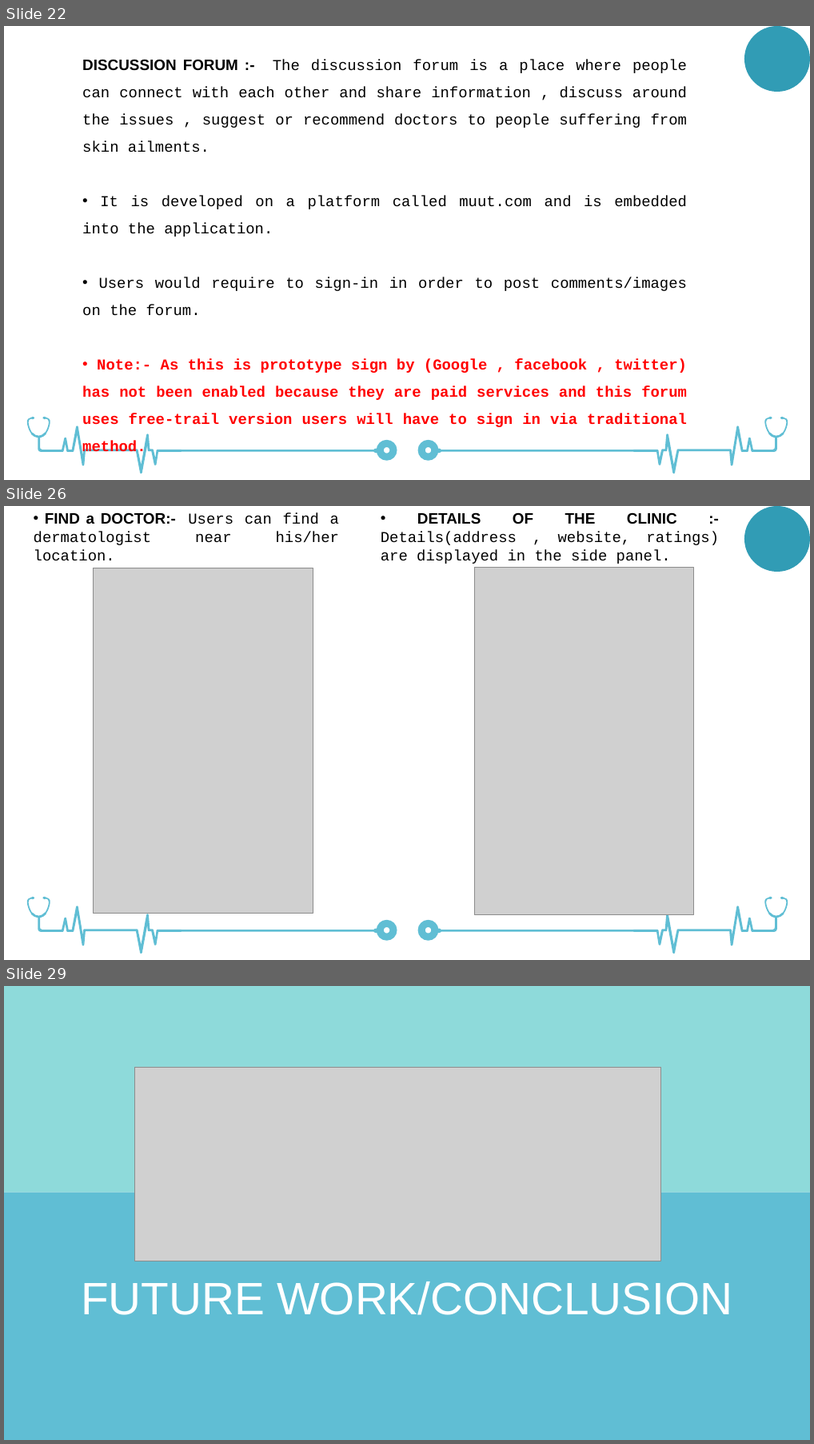
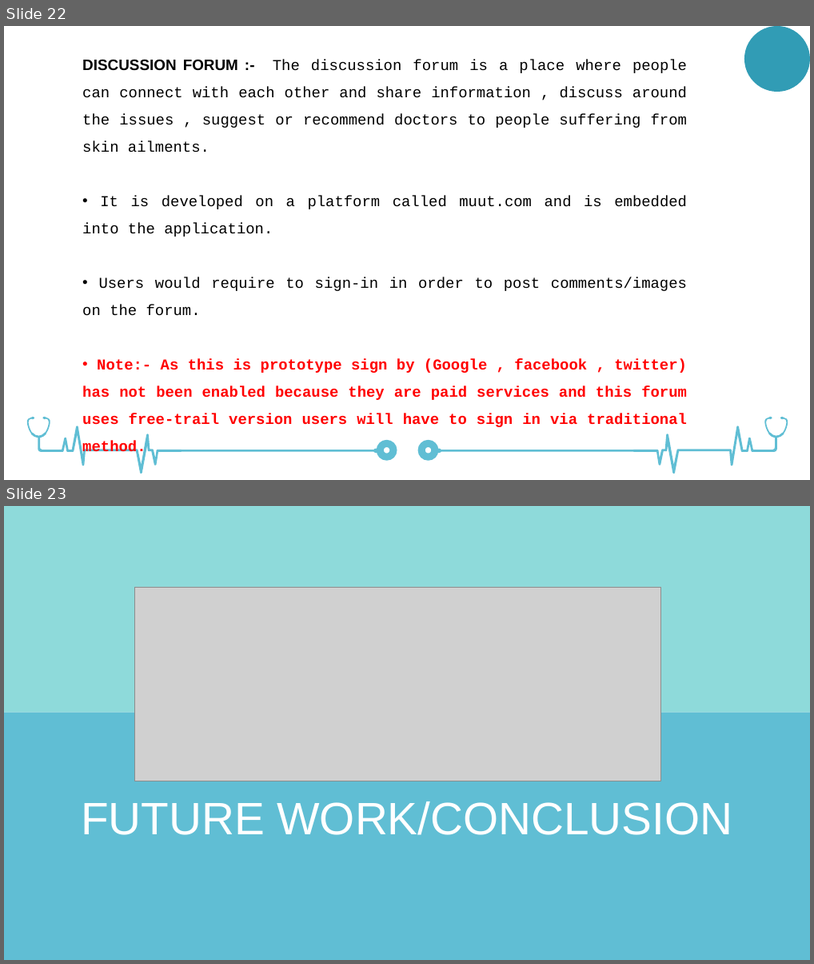
Before and after one commit to DHRUV6029/SkinSense, a slide deck: SKIN-SENSE-POWERPOINT.pptx. Shown one above the other, each under a label of ours: slides 22, 26 and 29 before the commit, slides 22 and 23 after it; the slides between them are not shown. The pictures are 814x1444 and 814x964 pixels, drawn with LibreOffice and Linux fonts; fonts in the diff are those of the drawing; grey boxes stand for pictures. Boxes give left, top, right and bottom in pixels: in the first picture for what was removed or moved away, otherwise in the second. Text is boxed around its words. In the diff, an @@ line names an element or a change of style, - is before the commit and + after.

```diff
--- a/SKIN-SENSE-POWERPOINT.pptx
+++ b/SKIN-SENSE-POWERPOINT.pptx
@@ slide 26 removed at [4,506,810,960], background #FFFFFF; not listed: 8 template elements that a slide beside it also shows @@
@@ text removed at [34,512,339,561] @@
-• FIND a DOCTOR:- Users can find a dermatologist near his/her location.
@@ text removed at [381,512,719,564] @@
-• DETAILS OF THE CLINIC :- Details(address , website, ratings) are displayed in the side panel.
@@ ellipse removed at [745,506,810,572] @@
@@ picture removed at [94,568,314,913] @@
@@ picture removed at [474,567,694,914] @@
@@ what was slide 29 is now slide 23 @@
```
Also in this commit, not shown: 2 slides changed, 5 other slides removed.
